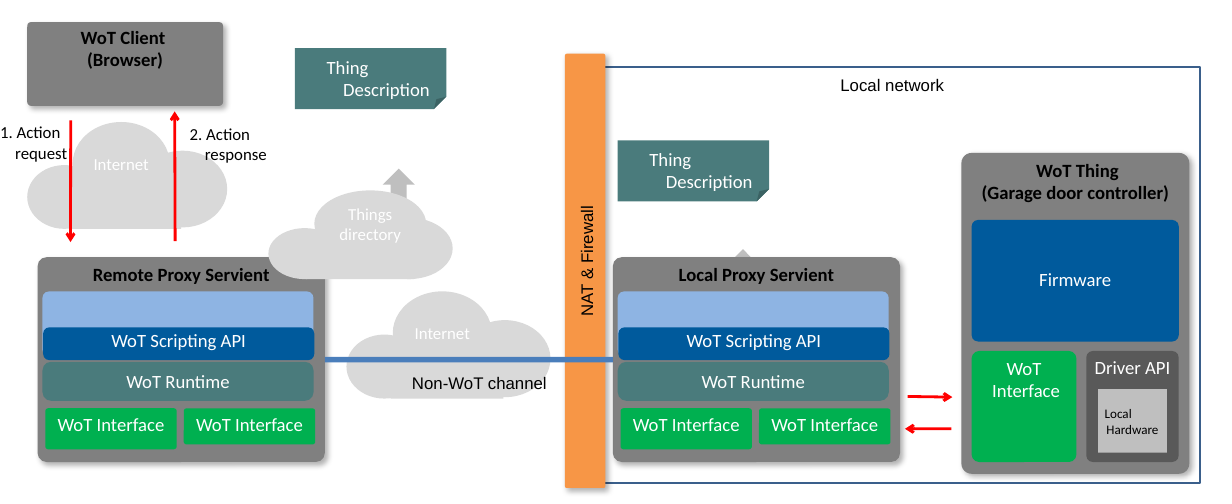
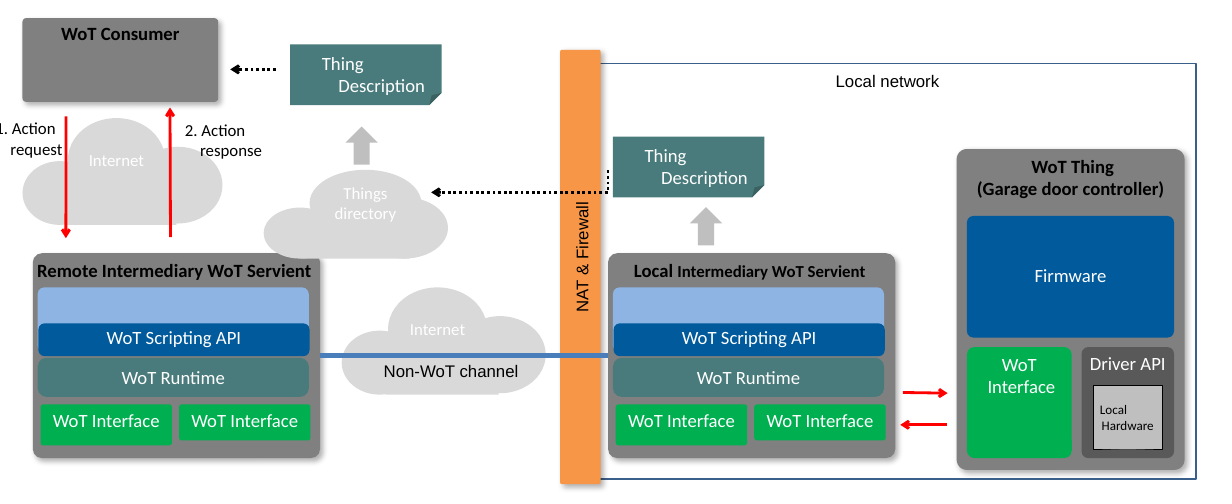
Before and after one commit to w3c/wot-security, a slide deck: slide 6 of images/Security_scenarios.pptx. Drawn at 1232x504 pixels with LibreOffice and Linux fonts; fonts in the diff are those of the drawing. Boxes give left, top, right and bottom in pixels: in the first picture for what was removed or moved away, otherwise in the second. Text is boxed around its words. In the diff, an @@ line names an element or a change of style, - is before the commit and + after.

```diff
--- a/images/Security_scenarios.pptx
+++ b/images/Security_scenarios.pptx
@@ 18 rounded rectangles, 7 ellipses, 4 texts, 4 rectangles, 2 folded corners, 1 line moved together from (x1=0, y1=22, x2=1200, y2=488) to (x1=0, y1=18, x2=1196, y2=484) @@
@@ text in rounded rectangle at (x1=61, y1=28, x2=180, y2=40): text changed @@
-WoT Client
-(Browser)
+WoT Consumer
@@ text in folded corner at (x1=322, y1=57, x2=425, y2=95): text changed @@
-Thing
-Description
+Thing
+Description
@@ freeform shape removed at (x1=175, y1=112, x2=175, y2=241) @@
@@ freeform shape removed at (x1=71, y1=120, x2=71, y2=242) @@
@@ down arrow moved from (x1=382, y1=169, x2=415, y2=207) to (x1=345, y1=126, x2=378, y2=165) @@
@@ text in folded corner at (x1=645, y1=149, x2=748, y2=187): text changed @@
-Thing
-Description
+Thing
+Description
@@ group added at (x1=66, y1=69, x2=948, y2=425): 5 arrows, 1 elbow arrow @@
@@ down arrow moved from (x1=727, y1=249, x2=759, y2=288) to (x1=690, y1=207, x2=723, y2=245) @@
@@ 3 ellipses, 1 rectangle moved together from (x1=268, y1=190, x2=453, y2=280) to (x1=263, y1=170, x2=448, y2=259) @@
@@ text in rounded rectangle at (x1=37, y1=264, x2=311, y2=280): text changed @@
-Remote Proxy Servient
+Remote Intermediary WoT Servient
@@ text in rounded rectangle at (x1=634, y1=264, x2=866, y2=280): text changed; size 20 to 18 pt @@
-Local Proxy Servient
+Local Intermediary WoT Servient
@@ text "Non-WoT channel" moved from (x1=412, y1=377, x2=547, y2=389) to (x1=384, y1=365, x2=519, y2=377) @@
@@ line (320, 356) - (608, 356): stroke #4A7EBB 6.01 pt to #4B7EBC 6 pt @@
@@ rectangle "Local Hardware" at (x1=1094, y1=385, x2=1162, y2=448): outline none to #000000 0.51 pt @@
@@ freeform shape removed at (x1=908, y1=397, x2=952, y2=397) @@
@@ text in rectangle at (x1=1100, y1=405, x2=1154, y2=430): text changed @@
-Local
-Hardware
+Local
+Hardware
@@ freeform shape removed at (x1=905, y1=429, x2=952, y2=429) @@
```
Also in this commit, not shown: 8 other slides changed, 9 other files.
